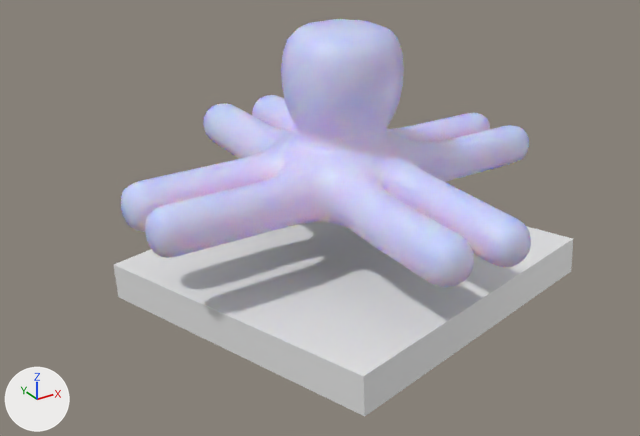
An edit to the Blender file CustomContent/OctopusRiggedTopo.blend, drawn before and after from the same camera.
Rendered twice from a 50 mm lens placed at (-14.67, -21.68, 10.68), pointed at (-0.81, 0.12, -1.47). Every picture has the same lights, and +X, +Y and +Z are marked at lower left.
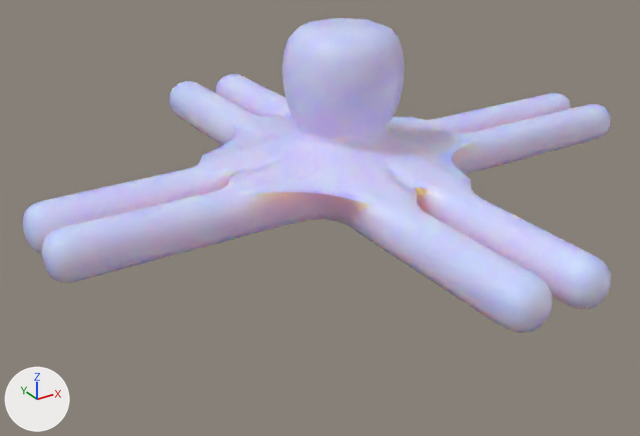
What differs and where, as boxes (x1, y1, x2, y2) in the pictures (640 x 436 px):
```json
{"object": "Cube", "change": "reshaped, moved, modifiers changed", "before": [121, 19, 531, 288], "after": [23, 18, 611, 333], "on screen": "43% wider, 17% taller"}
{"object": "Cube.001", "change": "deleted", "before": [114, 221, 573, 416]}
{"part": 1, "of": "me_cube", "change": "added", "after": [486, 93, 611, 157]}
{"part": 2, "of": "me_cube", "change": "added", "after": [169, 74, 267, 133], "on screen": "blue"}
{"part": 3, "of": "me_cube", "change": "added", "after": [442, 224, 611, 333], "on screen": "blue"}
{"part": 4, "of": "me_cube", "change": "added", "after": [23, 184, 158, 283]}
{"part": 5, "of": "me_cube", "change": "added", "after": [204, 113, 473, 205], "on screen": "blue"}
```

Scene script edits in JSON lines:
```json
{"block": "me_cube", "where": "# used by ob_cube; location = (-0.11, -0.12, 0.0)"}
{"op": "remove", "block": "me_cube", "code": "me_cube.from_pydata(...)  # 202 vertices, 208 faces; spans x -7.02..6.97, y -7.04..6.99, z -1.0..4.66"}
{"op": "add", "block": "me_cube", "code": "me_cube.from_pydata(...)  # 322 vertices, 336 faces; spans x -9.91..11.05, y -9.75..10.13, z -1.0..4.66"}
{"block": "me_cube", "change": "me_cube part 1: 32 vertices added at x 7.92..11.05, y -1.57..1.63, z -0.72..0.72"}
{"block": "me_cube", "change": "me_cube part 2: 24 vertices added at x -1.84..1.76, y 8.08..10.13, z -0.82..0.82"}
{"block": "me_cube", "change": "me_cube part 3: 24 vertices added at x -1.78..1.73, y -9.75..-7.82, z -0.78..0.78"}
{"block": "me_cube", "change": "me_cube part 4: 24 vertices added at x -9.91..-7.81, y -1.64..1.8, z -0.8..0.8"}
{"block": "me_cube", "change": "me_cube part 5: 16 vertices added at x -3.57..3.32, y -3.51..3.42, z 0.67..0.82"}
{"op": "set", "path": "ob_cube.location", "old": "(-0.11, -0.12, 0.0)", "new": "(0.0, 0.0, 0.0)"}
{"block": "ob_cube", "where": "_m = ob_cube.modifiers.new('Subdivision', 'SUBSURF')"}
{"op": "set", "path": "_m.levels", "old": "2", "new": "3"}
{"op": "add", "block": "ob_cube", "code": "_m.render_levels = 3"}
{"op": "remove", "block": "ob_cube_001", "code": ["ob_cube_001 = bpy.data.objects.new('Cube.001', me_cube_001)", "ob_cube_001.location = (-0.2, -0.45, -3.21)", "ob_cube_001.rotation_euler = (-0.0679, 0.00729, 0.257)  # degrees (-3.9, 0.4, 15)", "ob_cube_001.scale = (5.3, 5.3, 0.591)"]}
```
